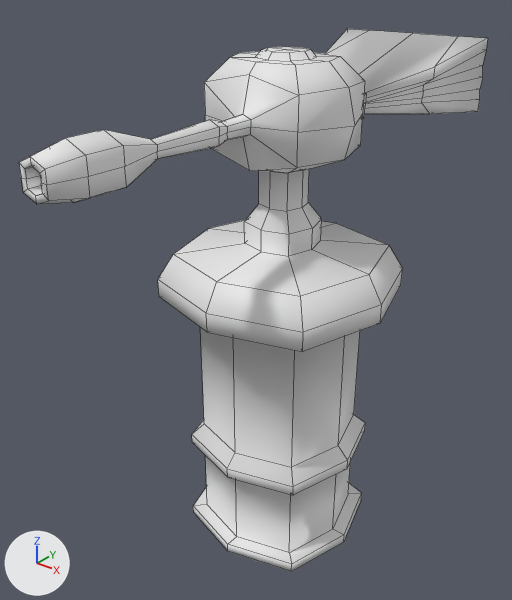
Two versions of the Blender file Blender/Done/Flamethrower tower.blend, one commit apart.
Camera for both pictures: a 50 mm lens placed at (7.51, -10.2, 9.64), pointed at (-0.33, -0.41, 3.57). Arrows for +X, +Y and +Z are at lower left; the lights stay in place. Mesh edges are drawn as thin lines.
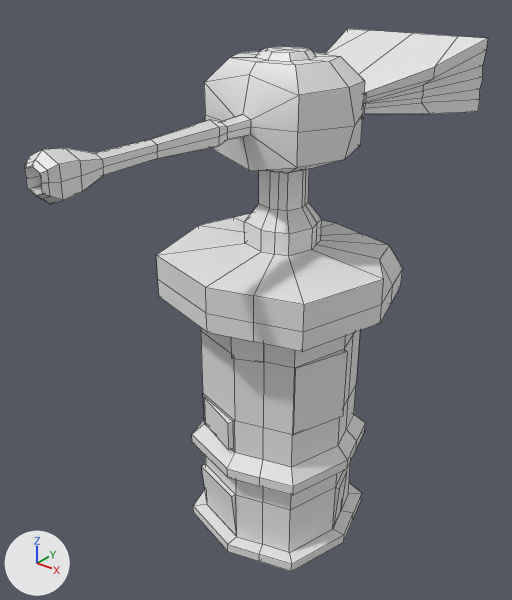
Changed parts and their boxes [x1, y1, x2, y2] in the pictures (512 x 600 px):
'Cube', reshaped: before [158, 169, 403, 572]; after [156, 169, 403, 572]
'Cube.001', reshaped: before [19, 29, 488, 204]; after [25, 29, 488, 204]
part 1 of me_cube_001, built on: before [19, 130, 127, 204]; after [25, 148, 104, 204]
part 2 of me_cube, built on: before [158, 220, 402, 332]; after [156, 169, 403, 571]

The change, as a list of edits to the scene's bpy script:
```text
Change me_cube_001:
    used by ob_cube_001; location = (0.01, -0.02, 7.26); scale = (1.02, 1.02, 1.0)
    remove me_cube_001.from_pydata(...)  # 222 vertices, 222 faces; spans x -1.59..1.64, y -5.11..4.45, z -1.05..0.95
    add me_cube_001.from_pydata(...)  # 230 vertices, 230 faces; spans x -1.59..1.64, y -5.11..4.45, z -1.05..0.95
    me_cube_001 part 1
    8 faces are deleted
    24 vertices move from x -0.36..0.35, y -5.11..-3.96, z -0.55..0.3 to x -0.3..0.29, y -5.04..-4.16, z -0.48..0.23
    8 vertices are added at x -0.26..0.25, y -4.59, z -0.43..0.18
    16 new faces join them
Change me_cube:
    used by ob_cube; location = (0.0, 0.0, 0.0); scale = (1.02, 1.02, 1.0)
    remove me_cube.from_pydata(...)  # 122 vertices, 120 faces; spans x -2.14..2.14, y -2.14..2.14, z -1.75..6.22
    add me_cube.from_pydata(...)  # 274 vertices, 272 faces; spans x -2.14..2.14, y -2.14..2.14, z -1.75..6.22
    me_cube part 2: 6 vertices moved from x -1.86..1.86, y -1.86..1.44, z 4.58 to x -2.14..2.14, y -2.14..1.66, z 4.58; 152 vertices added at x -1.9..1.9, y -1.9..1.9, z -1.75..6.22
```
